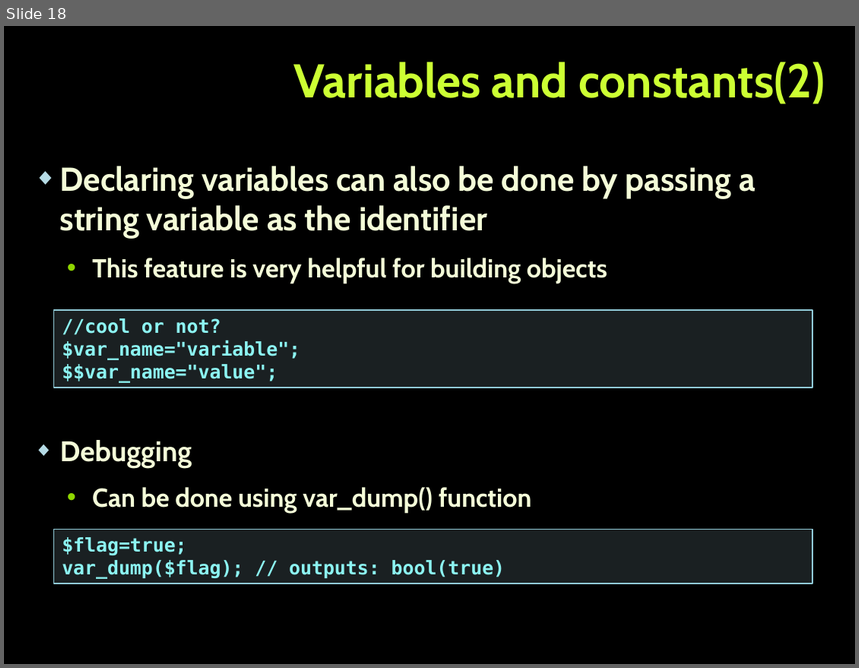
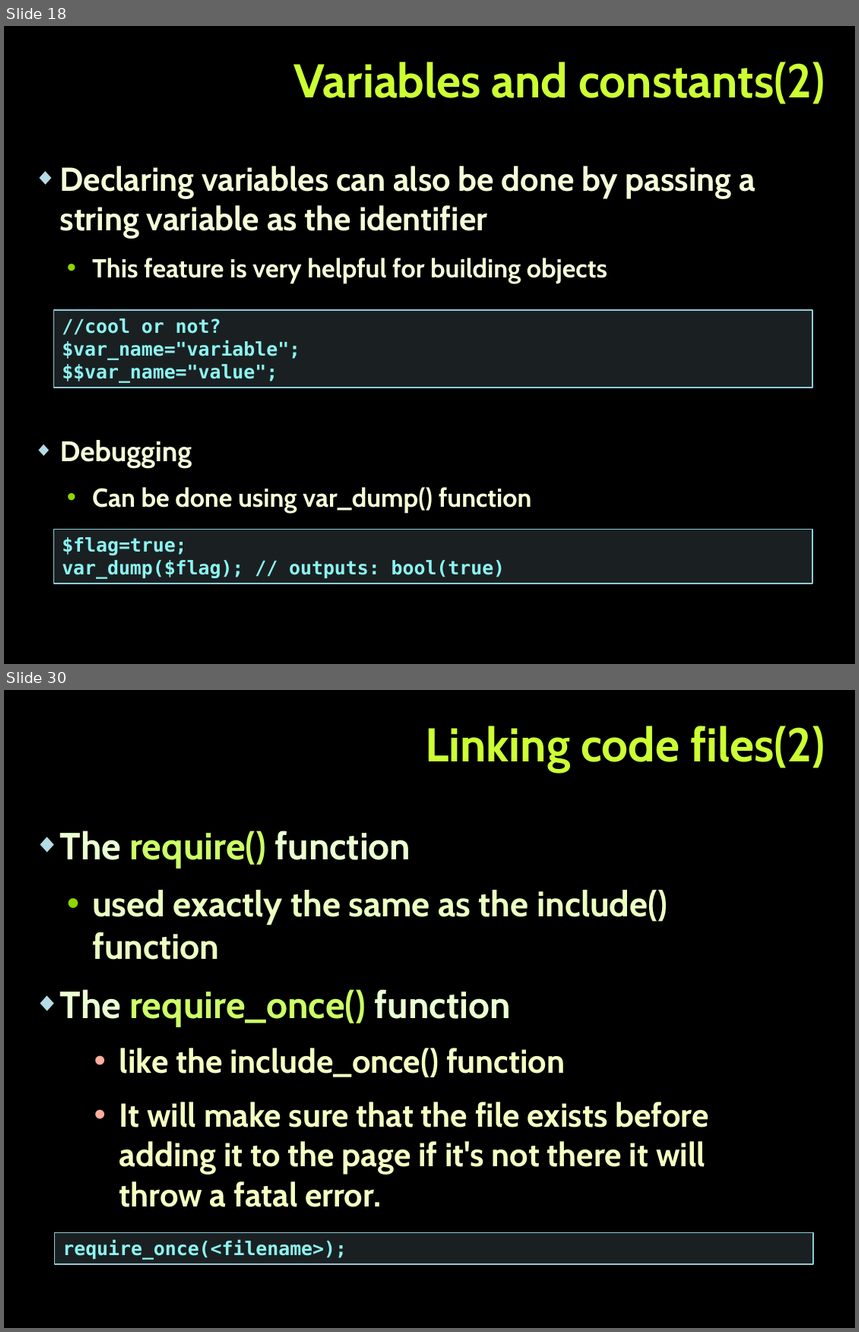
Before and after one commit to tanzhur/PHP_MVC-seminar, a slide deck: PHP_MVC.pptx. Shown one above the other, each under a label of ours: slide 18 before the commit, slides 18 and 30 after it; the slides between them are not shown. The pictures are 859x668 and 859x1332 pixels, drawn with LibreOffice and Linux fonts; fonts in the diff are those of the drawing; background and template pictures are left out. Boxes give left, top, right and bottom in pixels: in the first picture for what was removed or moved away, otherwise in the second. Text is boxed around its words. In the diff, an @@ line names an element or a change of style, - is before the commit and + after.

```diff
--- a/PHP_MVC.pptx
+++ b/PHP_MVC.pptx
@@ slide 30 added at bbox=[4, 690, 855, 1328], background picture (left out) @@
@@ title added at bbox=[425, 726, 826, 772], 40 pt, text #CCFF33, bold @@
+Linking code files(2)
@@ text added at bbox=[60, 831, 709, 1208], 28 pt, text #F5FFC2, bold @@
+◆ The require() function
+  • used exactly the same as the include() function
+◆ The require_once() function
+    • like the include_once() function
+    • It will make sure that the file exists before adding it to the page if it's not there it will throw a fatal error.
@@ rectangle added at bbox=[54, 1233, 813, 1265], fill #B5DBE5 at 15% opacity, outline #90CAD7 1 pt, 16 pt, text #8CF4F2, bold @@
+require_once(<filename>);
```
Also in this commit, not shown: 2 slides changed, 11 other slides added, 1 other file.
